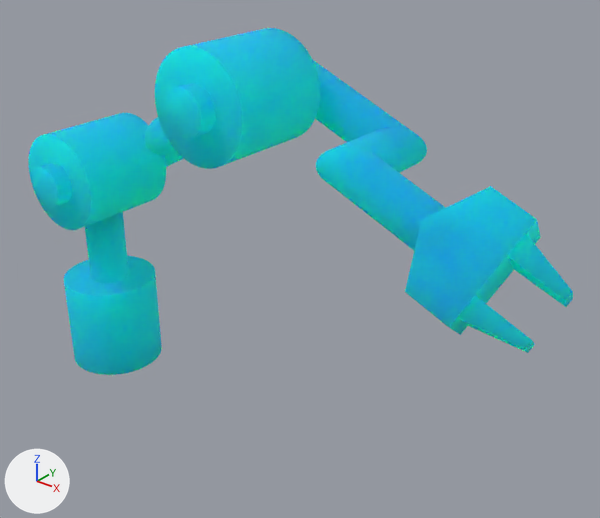
Renders of the Blender file exercise07-robot-description/basic.blend from each side of a commit.
Both versions are drawn from a camera (50 mm lens) standing at (2.053, -1.547, 1.564) and looking at (0.845, -0.036, 0.627). The axes (+X, +Y, +Z) are drawn at lower left. The lights are the same throughout.

In view in the first picture: 'base', 'finger1', 'finger2', 'forearm', 'hand', 'upperarm'.
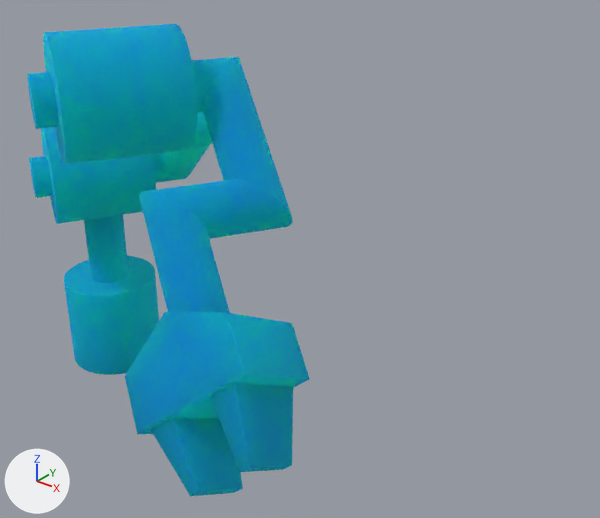
Commit message: Update blend materials

Where the change shows, as pixel boxes (x1, y1, x2, y2) in the pictures (600 x 518 px):
'forearm', recoloured, surface changed, turned
    before: (155, 28, 446, 250)
    after: (27, 24, 293, 313)
'hand', recoloured, surface changed, turned
    before: (405, 186, 541, 335)
    after: (125, 312, 310, 434)
'upperarm', recoloured, surface changed, turned
    before: (28, 113, 184, 230)
    after: (29, 112, 212, 224)
'base', recoloured, surface changed, turned
    before: (64, 212, 162, 375)
    after: (64, 215, 159, 375)
'finger1', recoloured, surface changed, turned
    before: (508, 234, 573, 307)
    after: (210, 382, 293, 472)
'finger2', recoloured, surface changed, turned
    before: (458, 296, 535, 353)
    after: (150, 417, 243, 496)

Patch to the scene script:
```diff
--- a/exercise07-robot-description/basic.blend.py
+++ b/exercise07-robot-description/basic.blend.py
@@ mat_material_001 @@
 mat_material_001 = principled_material('Material.001')
-mat_material_001.base_color = (0.0, 0.882, 1.0)  # cyan #00f1ff
+mat_material_001.base_color = (0.0, 0.443, 1.0)  # blue #00b2ff
 mat_material_001.roughness = 0.97
 mat_material_001.subsurface_weight = 1.0
-mat_material_001.subsurface_radius = (9.2, 45.6, 16.6)
-mat_material_001.subsurface_scale = 1.0
-mat_material_001.subsurface_ior = 3.383
-mat_material_001.subsurface_anisotropy = 0.124
+mat_material_001.subsurface_radius = (52.6, 17.6, 32.2)
+mat_material_001.subsurface_scale = 0.496
+mat_material_001.subsurface_ior = 2.198
+mat_material_001.subsurface_anisotropy = 0.836
+mat_material_001.metallic = 0.5
@@ ob_base @@
 ob_base.location = (0.0, 0.0, 0.0)
+ob_base.rotation_euler = (0.0, 0.0, -0.529)  # degrees (0, 0, -30)
@@ ob_upperarm @@
 ob_upperarm.location = (0.0, 0.0, 0.67)
-ob_upperarm.rotation_euler = (0.0, -0.502, 0.0)  # degrees (0, -29, 0)
+ob_upperarm.rotation_euler = (0.0, -0.585, 0.0)  # degrees (0, -34, 0)
@@ ob_forearm @@
 ob_forearm.location = (0.7, 0.0, 0.0)
-ob_forearm.rotation_euler = (0.0, 0.905, 0.0)  # degrees (0, 52, 0)
+ob_forearm.rotation_euler = (0.0, 1.236, 0.0)  # degrees (0, 71, 0)
```
